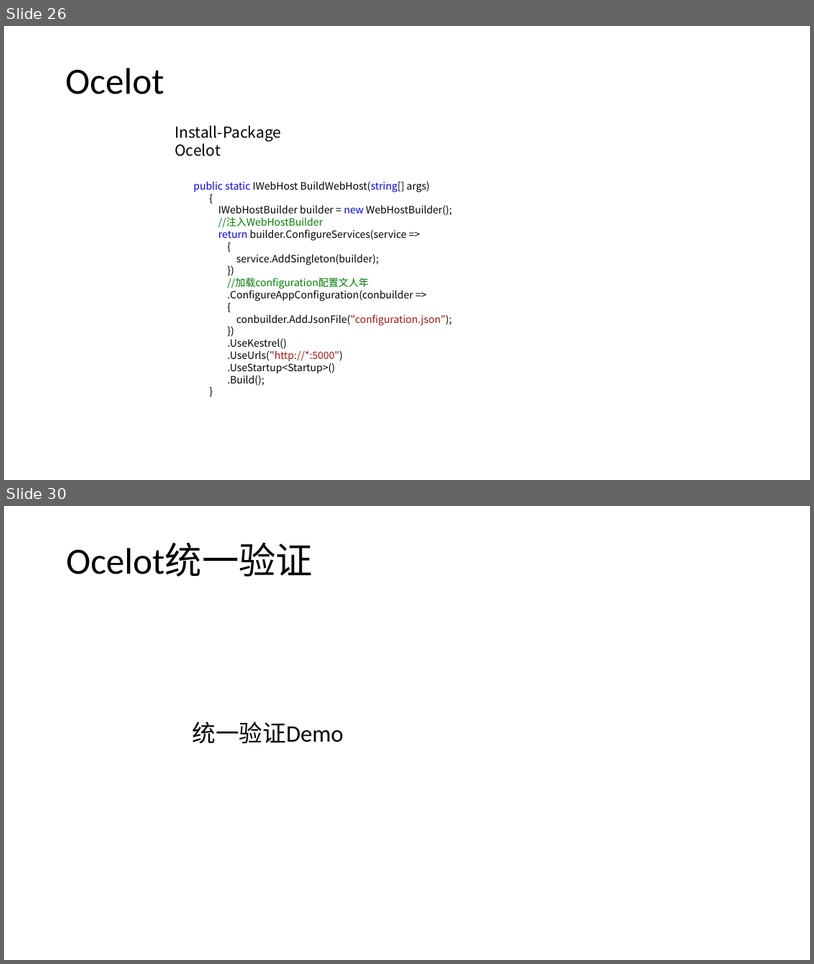
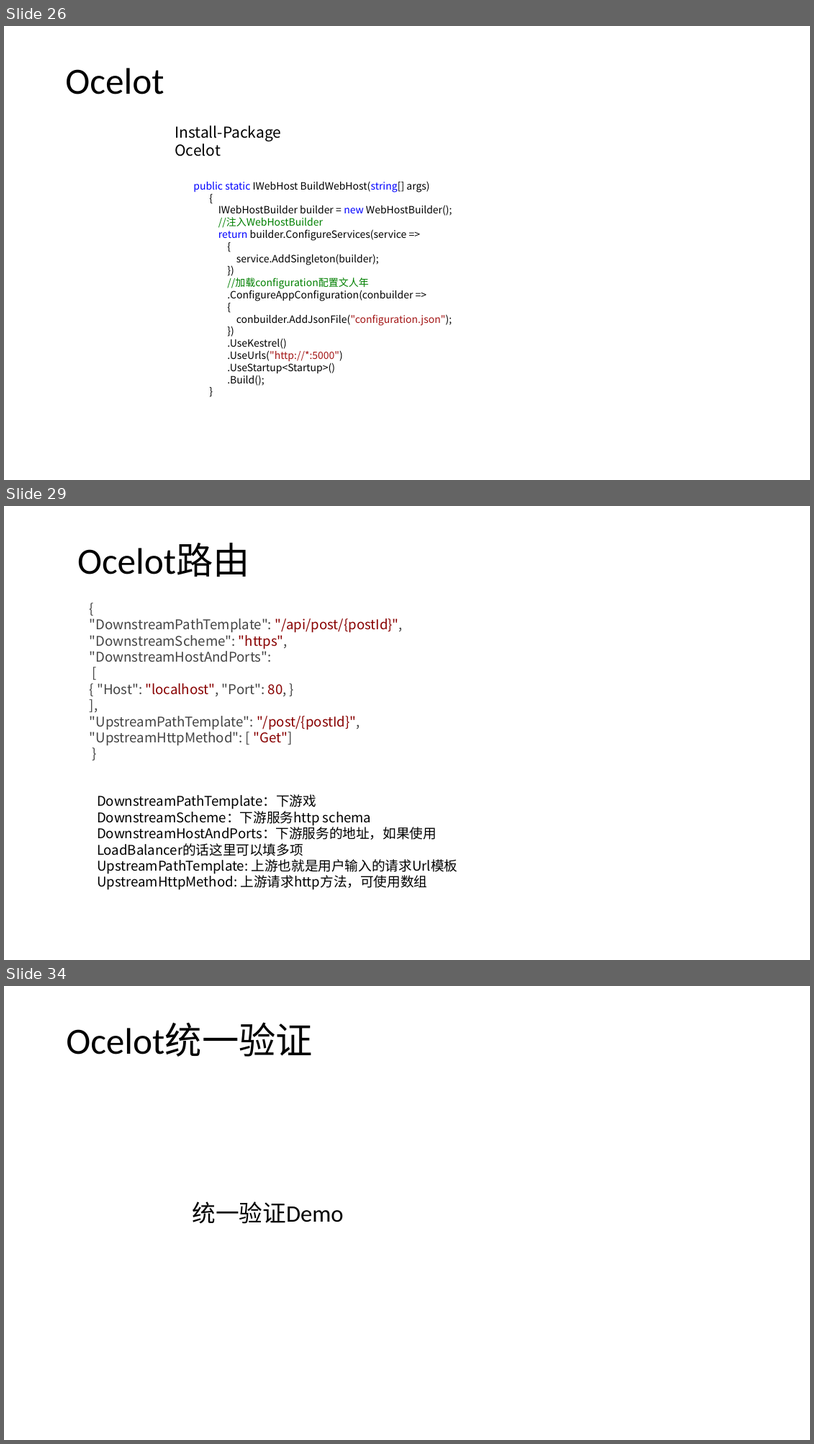
Before and after one commit to axzxs2001/HisMicroserviceSample, a slide deck: HisMicroserviceSample/Doc/基于.net core微服务.pptx. Shown one above the other, each under a label of ours: slides 26 and 30 before the commit, slides 26, 29 and 34 after it; the slides between them are not shown. The pictures are 814x964 and 814x1444 pixels, drawn with LibreOffice and Linux fonts; fonts in the diff are those of the drawing; background and template pictures are left out. Boxes give left, top, right and bottom in pixels: in the first picture for what was removed or moved away, otherwise in the second. Text is boxed around its words. In the diff, an @@ line names an element or a change of style, - is before the commit and + after.

```diff
--- a/HisMicroserviceSample/Doc/基于.net core微服务.pptx
+++ b/HisMicroserviceSample/Doc/基于.net core微服务.pptx
@@ slide 29 added at bbox=[4, 506, 810, 960], background picture (left out) @@
@@ title added at bbox=[77, 543, 250, 577], 44 pt, text #000000 @@
+Ocelot路由
@@ text added at bbox=[90, 618, 403, 746], 16 pt, text #444444 @@
+{
+"DownstreamPathTemplate": "/api/post/{postId}", "DownstreamScheme": "https",
+"DownstreamHostAndPorts":
+[
+{ "Host": "localhost", "Port": 80, }
+],
+"UpstreamPathTemplate": "/post/{postId}", "UpstreamHttpMethod": [ "Get"]
+}
@@ text added at bbox=[97, 794, 458, 890], 16 pt, text #000000 @@
+DownstreamPathTemplate：下游戏
+DownstreamScheme：下游服务http schema
+DownstreamHostAndPorts：下游服务的地址，如果使用LoadBalancer的话这里可以填多项
+UpstreamPathTemplate: 上游也就是用户输入的请求Url模板
+UpstreamHttpMethod: 上游请求http方法，可使用数组
@@ what was slide 30 is now slide 34 @@
```
Also in this commit, not shown: 3 slides changed, 3 other slides added, 1 slide removed, 4 other files.
